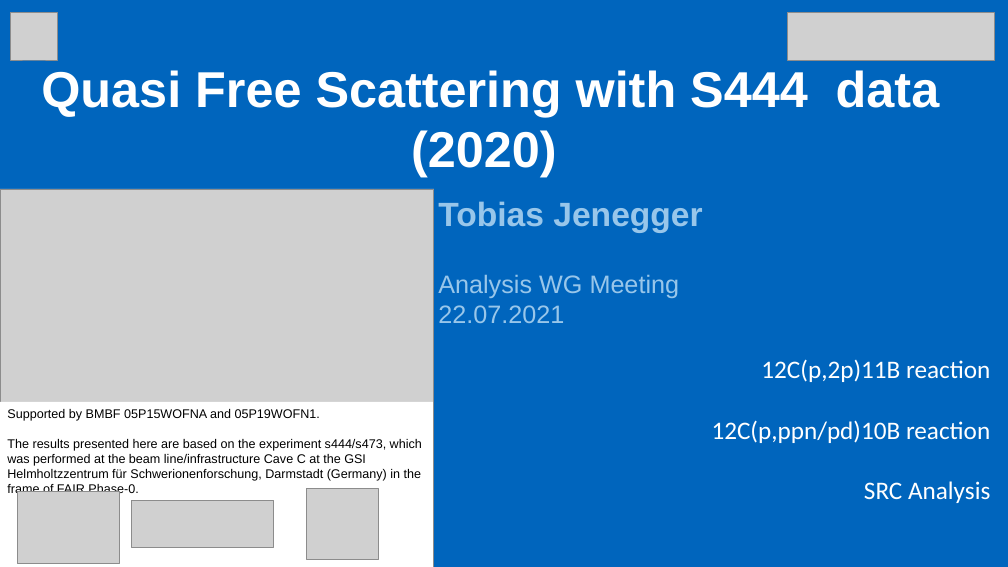
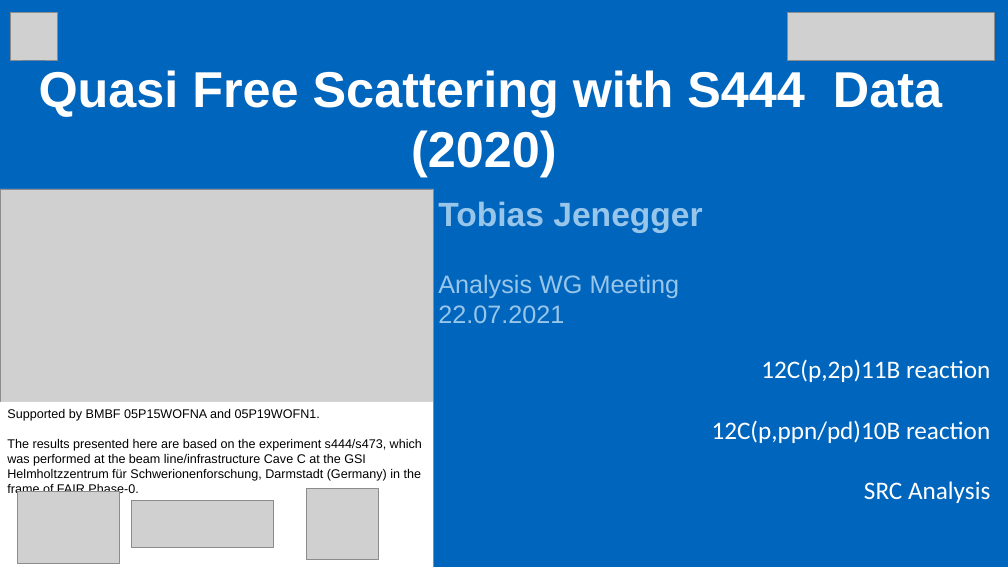
Before and after one commit to jenegger/2021_psi_pres, a slide deck: slide 1 of analysis.odp. Drawn at 1008x567 pixels with LibreOffice and Linux fonts; fonts in the diff are those of the drawing; grey boxes stand for pictures. Boxes give left, top, right and bottom in pixels: in the first picture for what was removed or moved away, otherwise in the second. Text is boxed around its words. In the diff, an @@ line names an element or a change of style, - is before the commit and + after.

```diff
--- a/analysis.odp
+++ b/analysis.odp
@@ text at (x1=39, y1=70, x2=942, y2=177): text changed @@
-Quasi Free Scattering with S444 data (2020)
+Quasi Free Scattering with S444 Data (2020)
```
Also in this commit, not shown: 10 other slides changed, 1 slide added, 1 slide removed, 2 other files.
